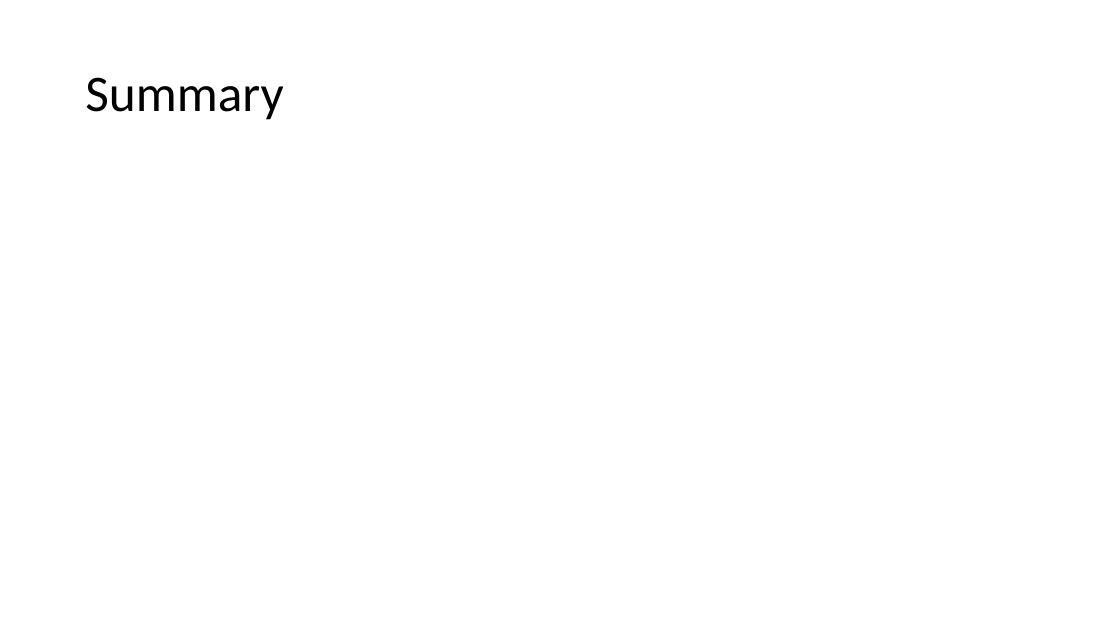
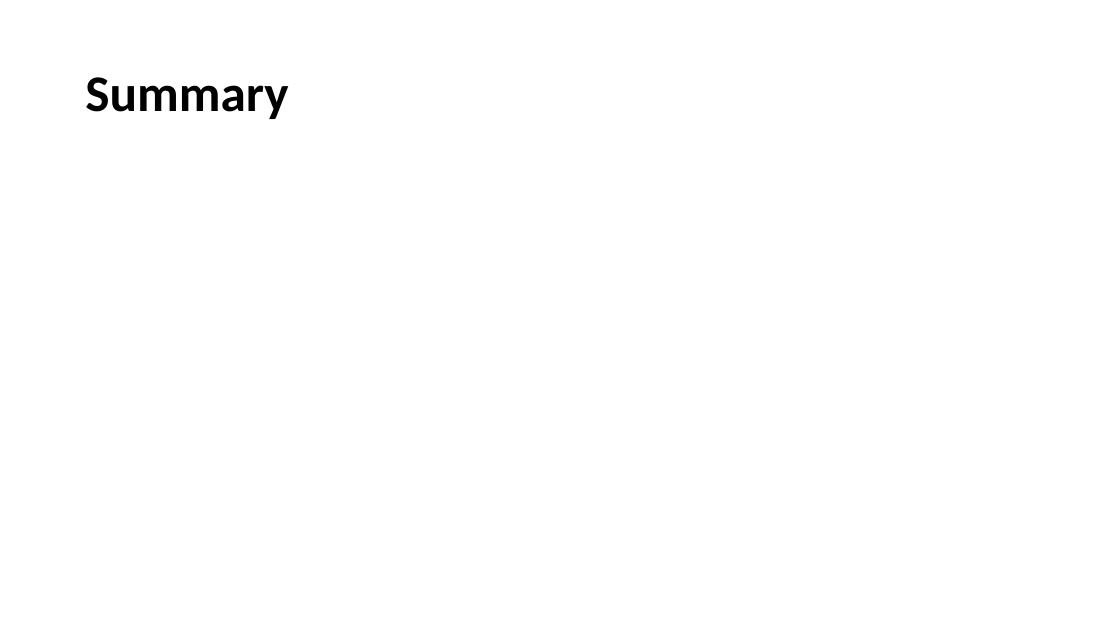
Before and after one commit to CharlotteElle/GyroProject, a slide deck: slide 6 of Project Presentation.pptx (slide 7 before the commit). Drawn at 1120x630 pixels with LibreOffice and Linux fonts; fonts in the diff are those of the drawing. Boxes give left, top, right and bottom in pixels: in the first picture for what was removed or moved away, otherwise in the second. Text is boxed around its words. In the diff, an @@ line names an element or a change of style, - is before the commit and + after.

```diff
--- a/Project Presentation.pptx
+++ b/Project Presentation.pptx
@@ title "Summary" at (85,77,288,119): bold on @@
```
Also in this commit, not shown: 3 other slides changed, 1 slide added, 2 slides removed.
